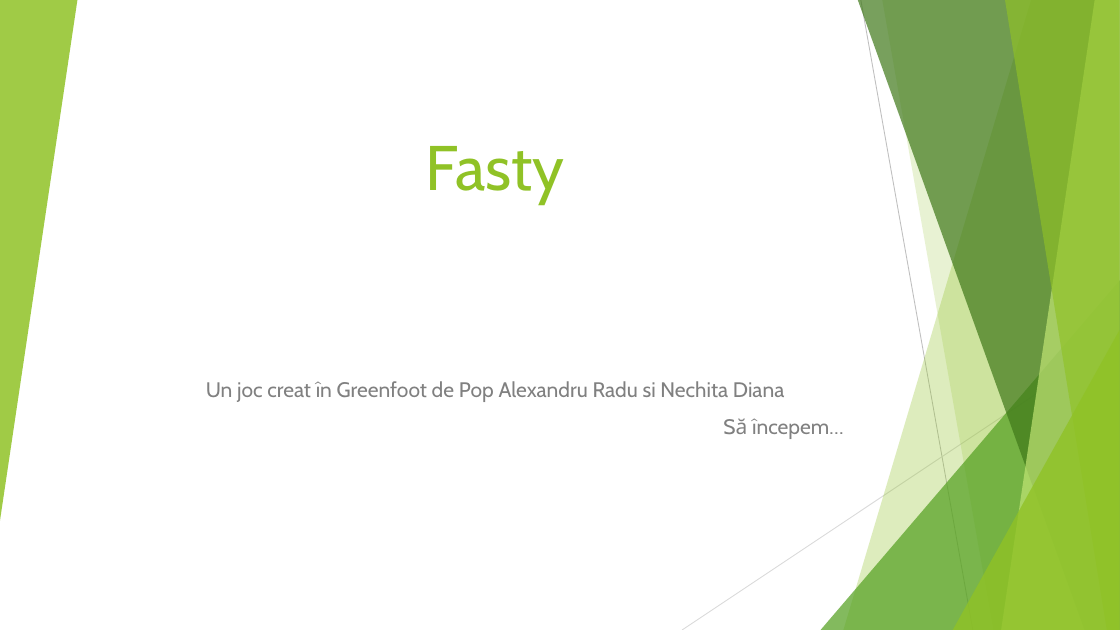
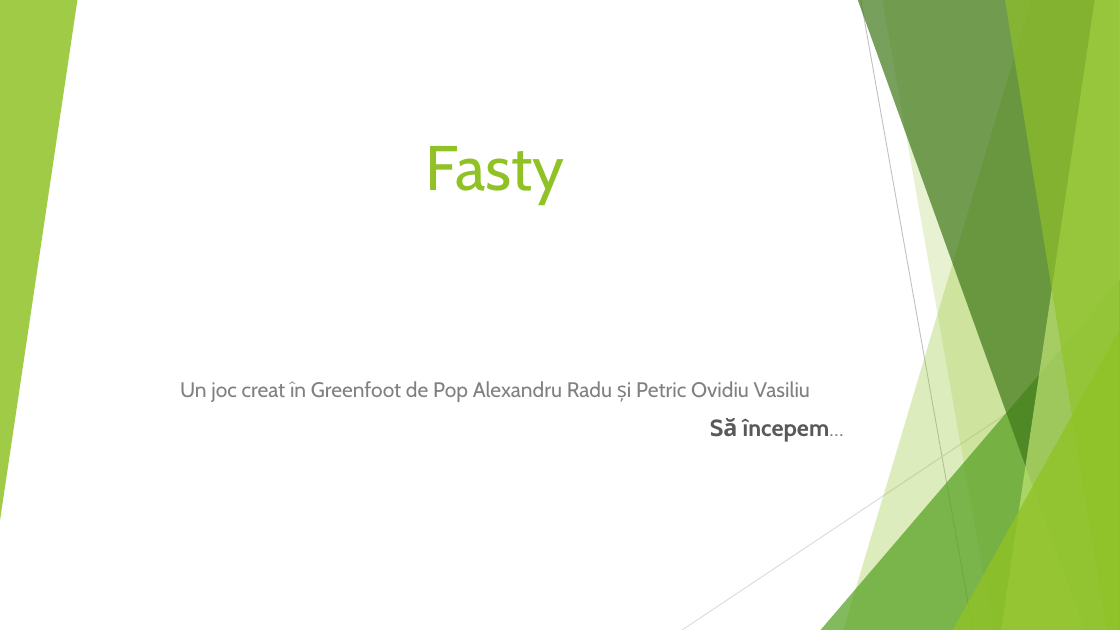
Before and after one commit to ovidiupetric/Fasty, a slide deck: slide 1 of Fasty.pptx. Drawn at 1120x630 pixels with LibreOffice and Linux fonts; fonts in the diff are those of the drawing. Boxes give left, top, right and bottom in pixels: in the first picture for what was removed or moved away, otherwise in the second. Text is boxed around its words. In the diff, an @@ line names an element or a change of style, - is before the commit and + after.

```diff
--- a/Fasty.pptx
+++ b/Fasty.pptx
@@ subtitle at (180, 381, 810, 402): text changed @@
-Un joc creat în Greenfoot de Pop Alexandru Radu si Nechita Diana
+Un joc creat în Greenfoot de Pop Alexandru Radu și Petric Ovidiu Vasiliu
@@ subtitle at (743, 418, 830, 442): size 18 to 20 pt, text colour #808080 to #595959, bold on in "Să începem…" @@
```
